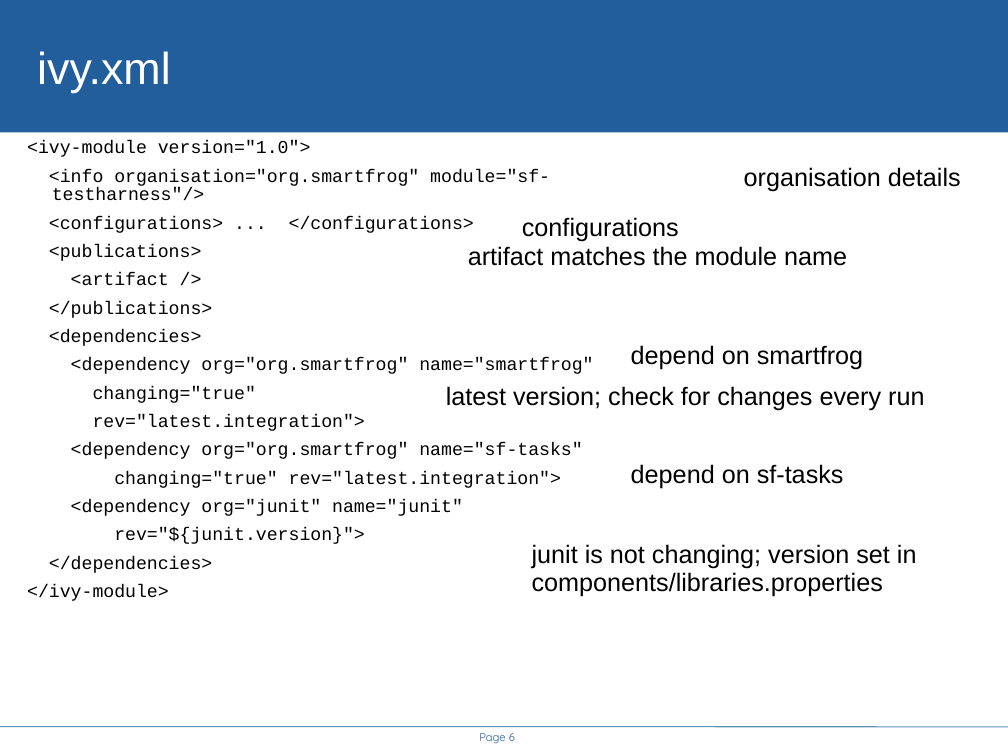
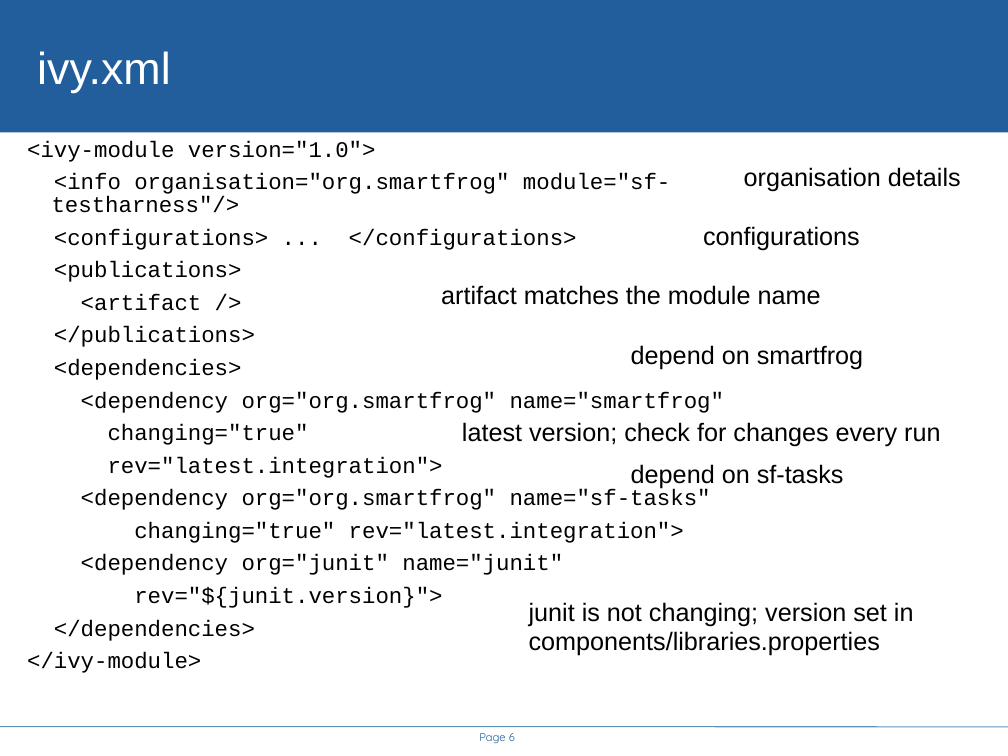
Before and after one commit to steveloughran/smartfrog, a slide deck: slide 6 of core/antbuild/doc/ivy.ppt. Drawn at 1008x756 pixels with LibreOffice and Linux fonts; fonts in the diff are those of the drawing; background and template pictures are left out. Boxes give left, top, right and bottom in pixels: in the first picture for what was removed or moved away, otherwise in the second. Text is boxed around its words. In the diff, an @@ line names an element or a change of style, - is before the commit and + after.

```diff
--- a/core/antbuild/doc/ivy.ppt
+++ b/core/antbuild/doc/ivy.ppt
@@ text "<ivy-module version="1.0">" at (27,141,724,673): size 13 to 16 pt @@
@@ text "configurations": place and size @@
-text "configurations" at (522,217,679,241)
+text "configurations" at (703,226,860,250)
@@ text "artifact matches the module name": place and size @@
-text "artifact matches the module name" at (468,246,847,266)
+text "artifact matches the module name" at (441,285,821,305)
@@ text "latest version; check for changes ...": place and size @@
-text "latest version; check for changes ..." at (446,386,924,411)
+text "latest version; check for changes ..." at (462,422,940,447)
@@ text "junit is not changing; version ...": place and size @@
-text "junit is not changing; version ..." at (532,544,917,596)
+text "junit is not changing; version ..." at (529,602,914,655)
```
Also in this commit, not shown: 3 other slides changed, 1 other file.
